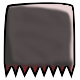
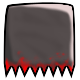
Two versions of the same layered image (80x80). Layer-by-layer changes:
added layer "Layer" above "Background" over [5,50,74,74]
